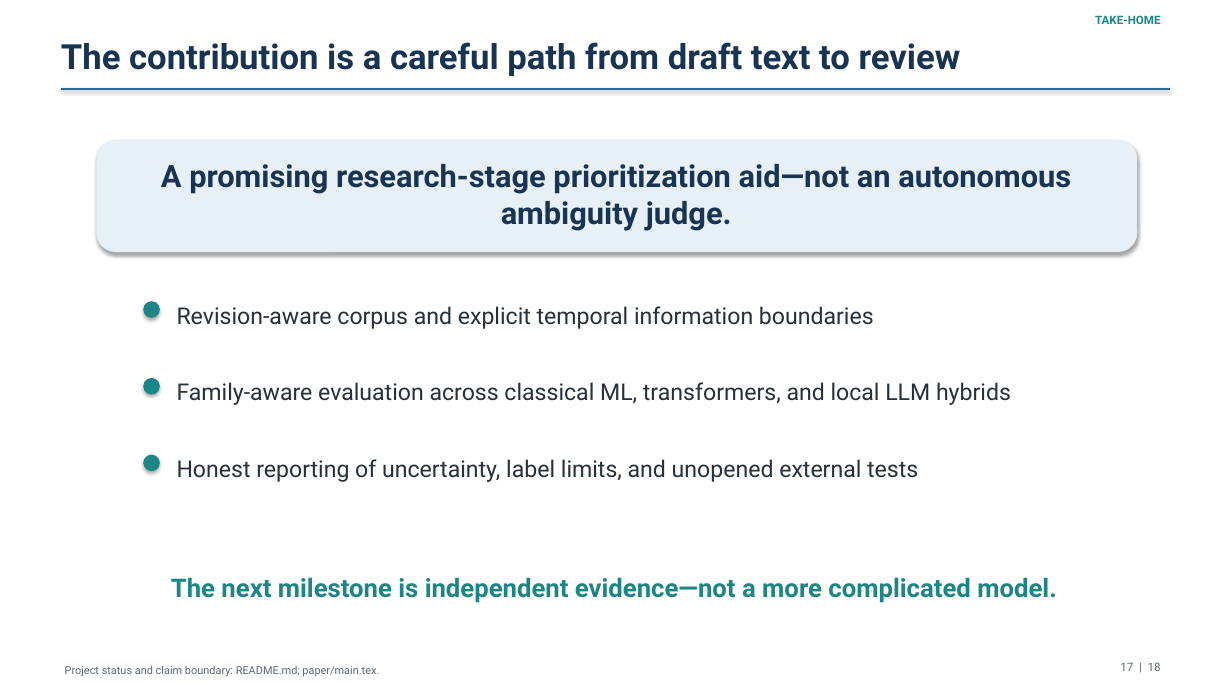
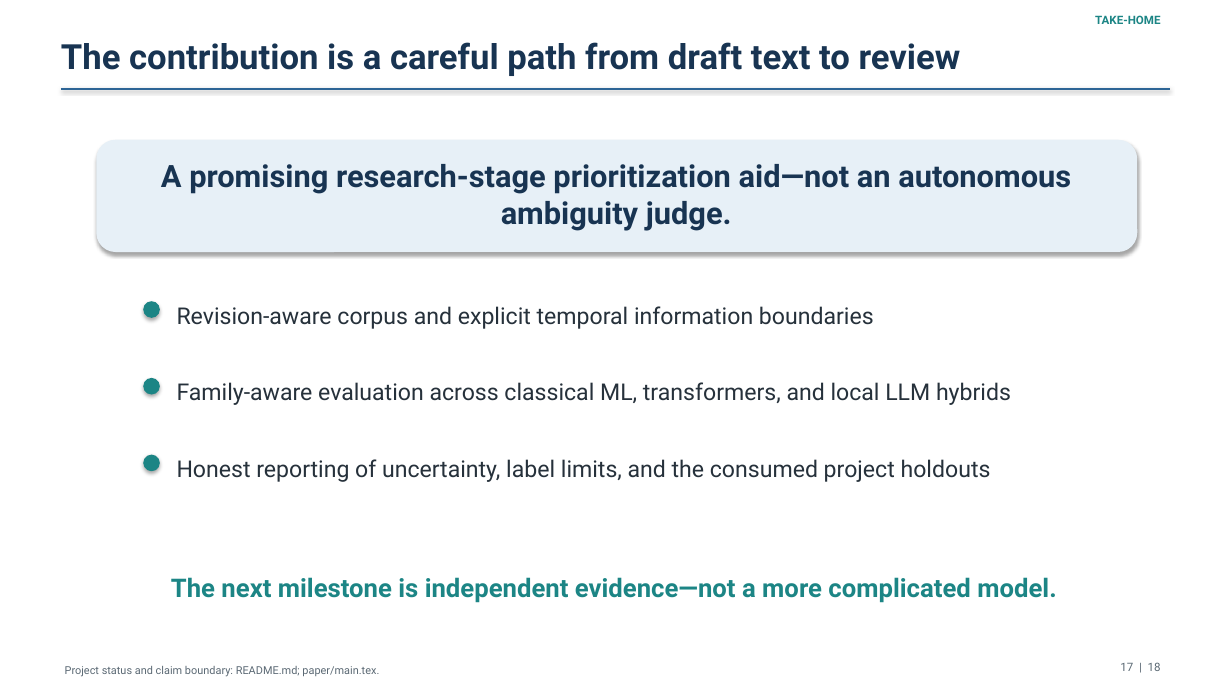
Before and after one commit to osama-elkhuriby/ietf-ambiguity-detection, a slide deck: slide 17 of paper/presentation/ietf_ambiguity_detection_presentation.pptx. Drawn at 1232x693 pixels with LibreOffice and Linux fonts; fonts in the diff are those of the drawing. Boxes give left, top, right and bottom in pixels: in the first picture for what was removed or moved away, otherwise in the second. Text is boxed around its words. In the diff, an @@ line names an element or a change of style, - is before the commit and + after.

```diff
--- a/paper/presentation/ietf_ambiguity_detection_presentation.pptx
+++ b/paper/presentation/ietf_ambiguity_detection_presentation.pptx
@@ text at (x1=177, y1=459, x2=991, y2=482): text changed @@
-Honest reporting of uncertainty, label limits, and unopened external tests
+Honest reporting of uncertainty, label limits, and the consumed project holdouts
```
Also in this commit, not shown: 7 other slides changed, 2 slides added, 2 slides removed, 29 other files.
